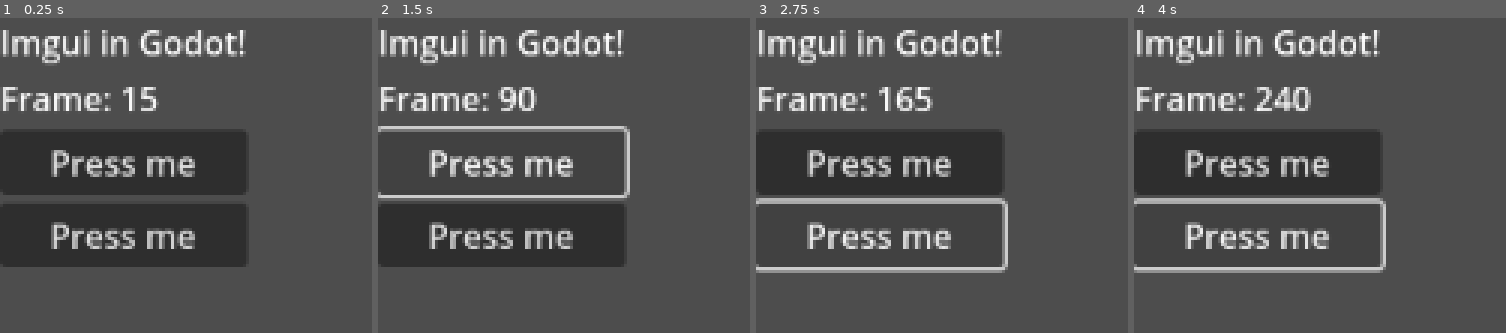
Above: before the commit, frames 1-4 (left to right).
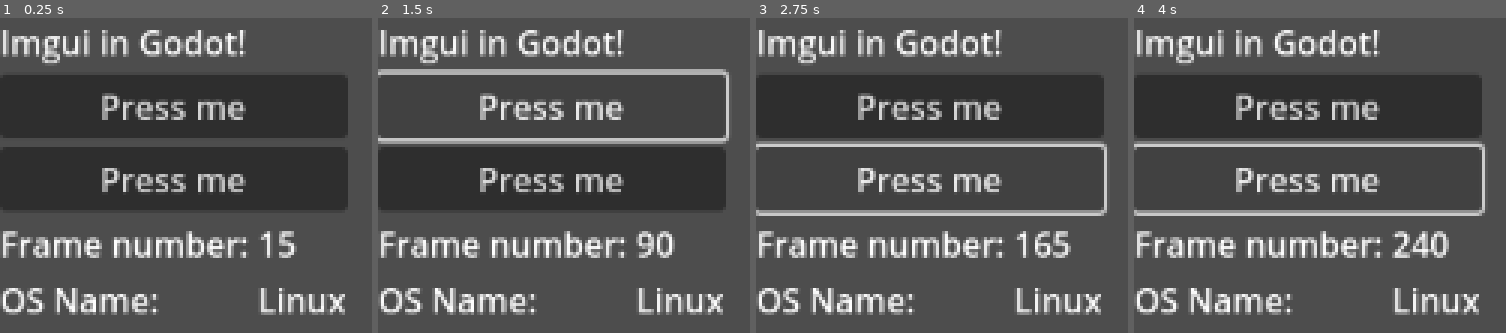
Above: after the commit, the same moments.

Repository: VojtaStruhar/imgui-godot
Game: Godot game, scene res://main.tscn
Two runs of this game, one before a commit and one after it. Both use one fixed random seed, a clock stepped at 60 frames per second and the inputs below.
Inputs:
- Up to frame 1 (0.25 s): no input
- Up to frame 2 (1.5 s): click "Press me" at 0.5 s; click "Press me" at 1.25 s
- Up to frame 3 (2.75 s): click "Press me" at 2 s
- Up to frame 4 (4 s): click "Press me" at 2.75 s; click "Press me" at 3.5 s

The runs differ from the first frame. In frame 1, 42% of the frame differs, in the area x 0-94%, y 18-95%; in frame 2, 32%; in frame 3, 34%; in frame 4, 34%.

Commit message:
Add grid container

Diff:
--- a/imgui.gd
+++ b/imgui.gd
@@ -66,9 +66,32 @@
 	__cursor.pop_back()
 	__cursor[__cursor.size()-1] += 1
 
+
+
+func begin_grid(columns: int) -> void:
+	var c := _get_current_node()
+	if c is not GridContainer:
+		_destroy_rest_of_this_layout_level()
+		var grid := GridContainer.new()
+		grid.name = str(__cursor).validate_node_name()
+		__parent.add_child(grid)
+		c = grid
+
+	c.columns = columns
+	__parent = c
+	__cursor.append(0)
+
+func end_grid() -> void:
+	assert(__parent is GridContainer)
+	if __parent.get_child_count() != __cursor[__cursor.size()-1]:
+		_destroy_rest_of_this_layout_level()
+
+	__parent = __parent.get_parent()
+	__cursor.pop_back()
+	__cursor[__cursor.size()-1] += 1
+
 func _register_button_press(b: Button) -> void:
 	var nodepath := self.get_path_to(b)
-	print("Button press ", nodepath)
 	__inputs[nodepath] = {}
 
 func _get_current_node() -> Control:
--- a/main.gd
+++ b/main.gd
@@ -6,7 +6,6 @@
 	super(delta)
 	frame_number += 1
 	label("Imgui in Godot!")
-	label("Frame: " + str(frame_number))
 
 	if button("Press me"):
 		print("Action 1!")
@@ -14,3 +13,11 @@
 
 	if button("Press me"):
 		print("Deleting your hard drive rn")
+
+
+	begin_grid(2)
+	label("Frame number:")
+	label(str(frame_number))
+	label("OS Name:")
+	label(OS.get_name())
+	end_grid()
